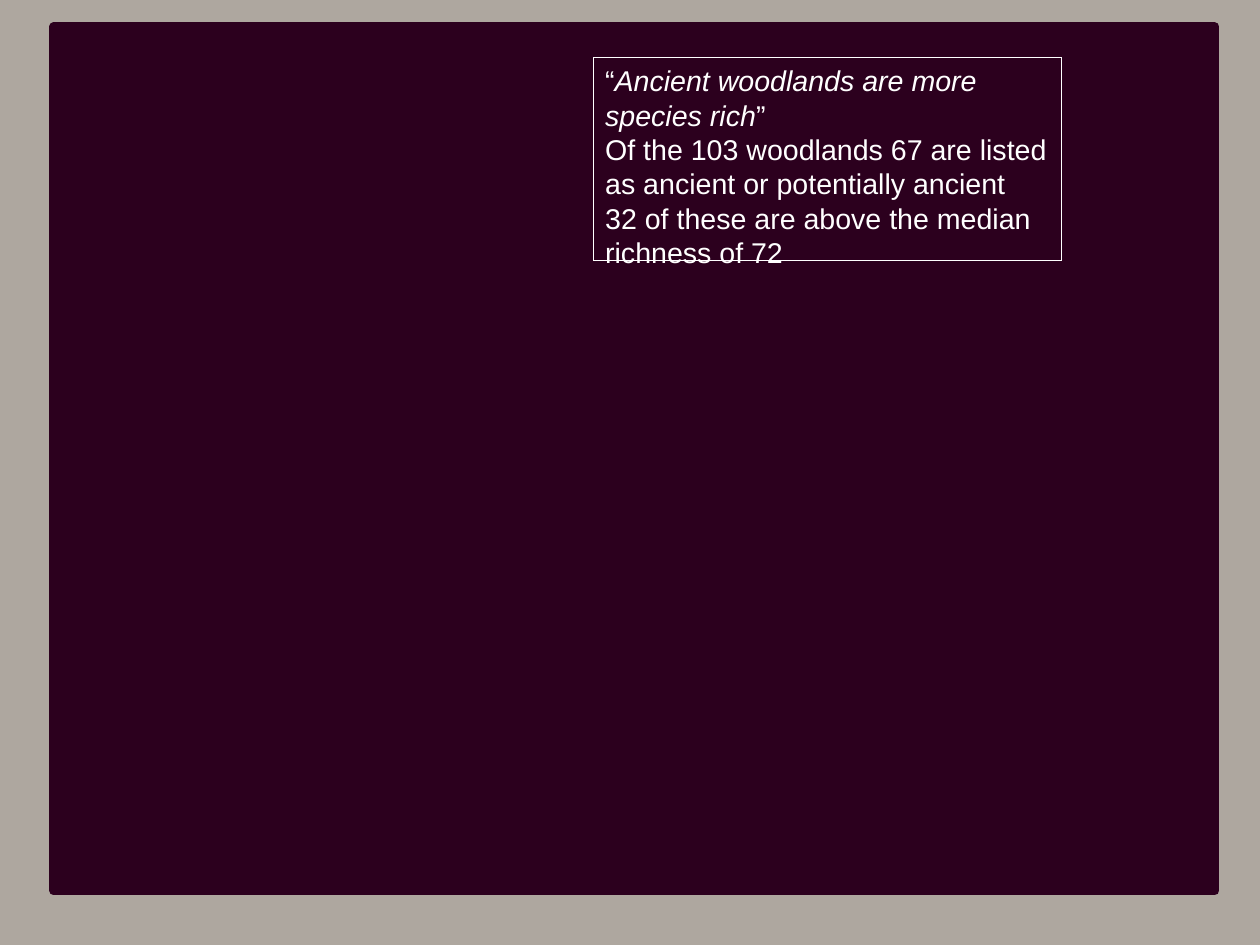
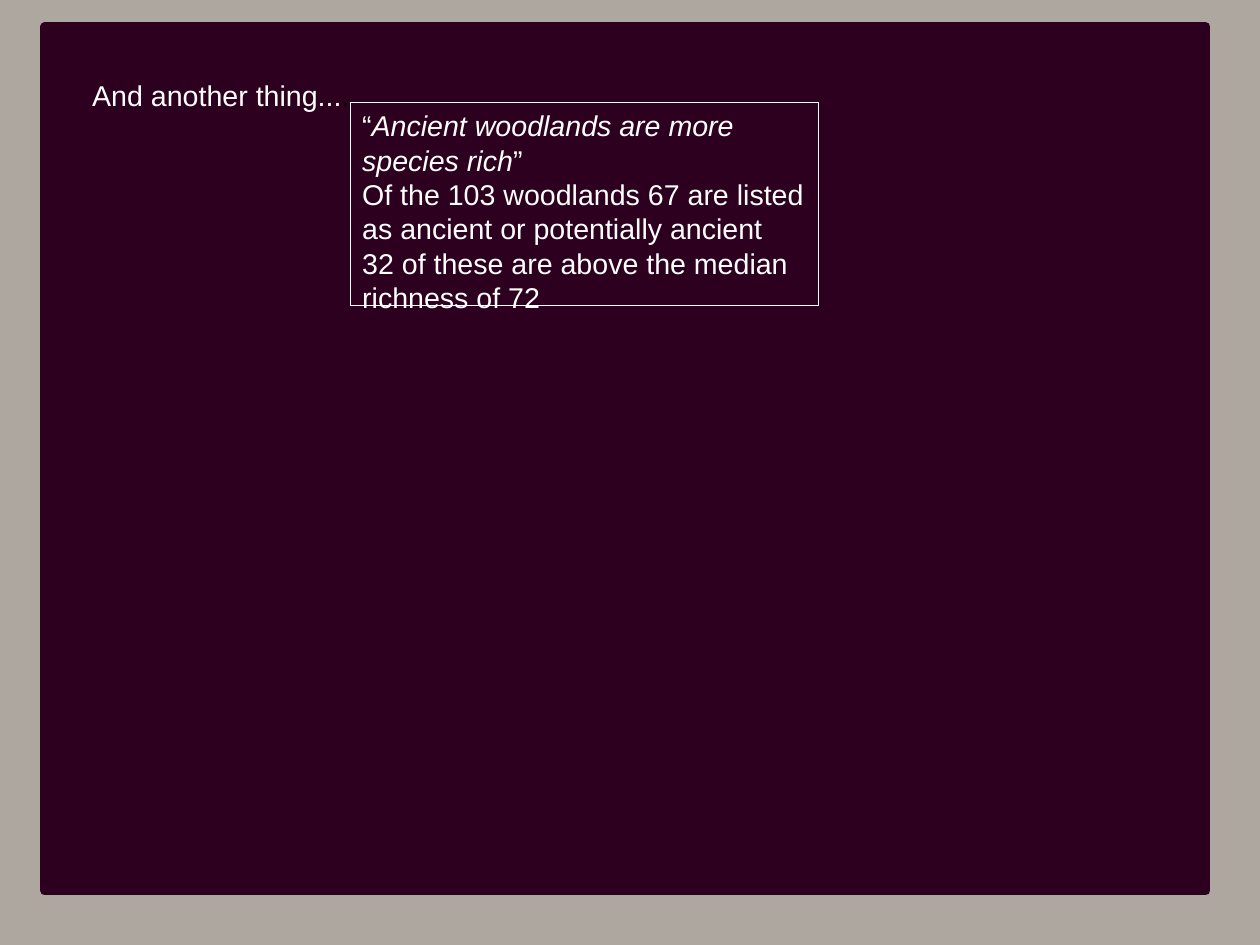
Before and after one commit to PetraGuy/CMEECourseWork, a slide deck: slide 15 of CMEEMainProject/Talk1.odp (slide 12 before the commit). Drawn at 1260x945 pixels with LibreOffice and Linux fonts; fonts in the diff are those of the drawing. Boxes give left, top, right and bottom in pixels: in the first picture for what was removed or moved away, otherwise in the second. Text is boxed around its words. In the diff, an @@ line names an element or a change of style, - is before the commit and + after.

```diff
--- a/CMEEMainProject/Talk1.odp
+++ b/CMEEMainProject/Talk1.odp
@@ rectangle: place and size @@
-rectangle at <box>54,27,1215,892</box>
+rectangle at <box>45,27,1206,892</box>
@@ text added at <box>92,85,350,111</box>, 18 pt, text #FFFFFF @@
+And another thing....
@@ rectangle "“Ancient woodlands are more species ...": place and size @@
-rectangle "“Ancient woodlands are more species ..." at <box>595,58,1062,262</box>
+rectangle "“Ancient woodlands are more species ..." at <box>351,103,819,306</box>
```
Also in this commit, not shown: 1 other slide changed, 3 slides added, 6 other files.
